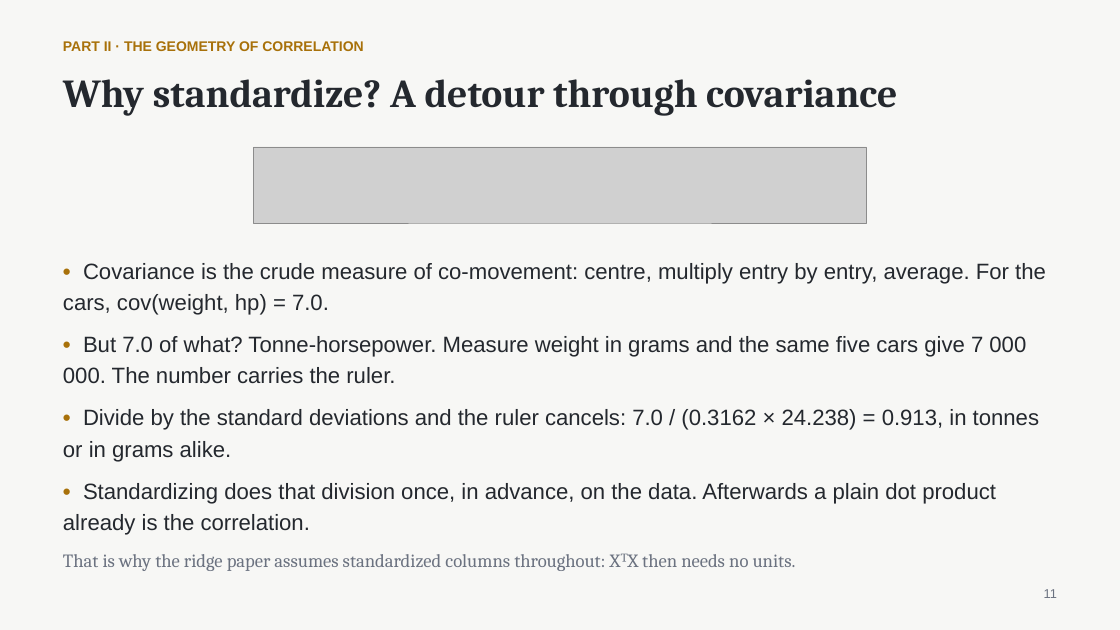
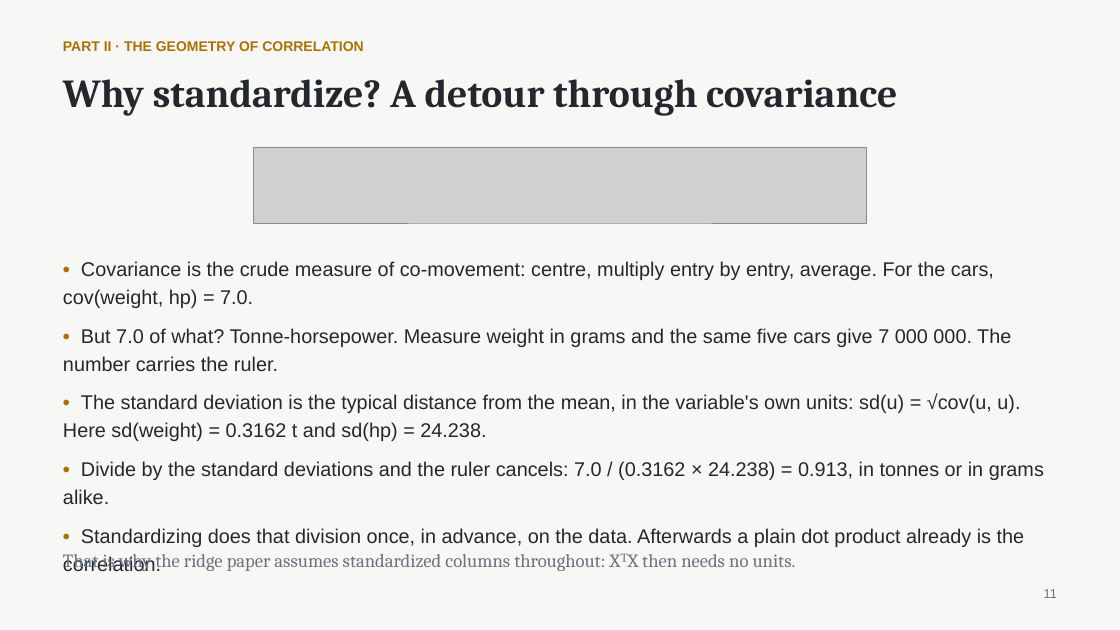
Before and after one commit to nurdauletakhanov/ReadingLab, a slide deck: slide 11 of public/slides/session-0-least-squares-foundations.pptx. Drawn at 1120x630 pixels with LibreOffice and Linux fonts; fonts in the diff are those of the drawing; grey boxes stand for pictures. Boxes give left, top, right and bottom in pixels: in the first picture for what was removed or moved away, otherwise in the second. Text is boxed around its words. In the diff, an @@ line names an element or a change of style, - is before the commit and + after.

```diff
--- a/public/slides/session-0-least-squares-foundations.pptx
+++ b/public/slides/session-0-least-squares-foundations.pptx
@@ text at box(63, 261, 1044, 547): size 19 to 17 pt in "• Covariance is the crude measure of ...", "• But 7.0 of what? Tonne-horsepower. Measure ...", "• Divide by the standard deviations and ...", "• Standardizing does that division once, in ..." @@
@@ text at box(63, 394, 1020, 441): paragraph added @@
+• The standard deviation is the typical distance from the mean, in the variable's own units: sd(u) = √cov(u, u). Here sd(weight) = 0.3162 t and sd(hp) = 24.238.
```
Also in this commit, not shown: 3 other files.
